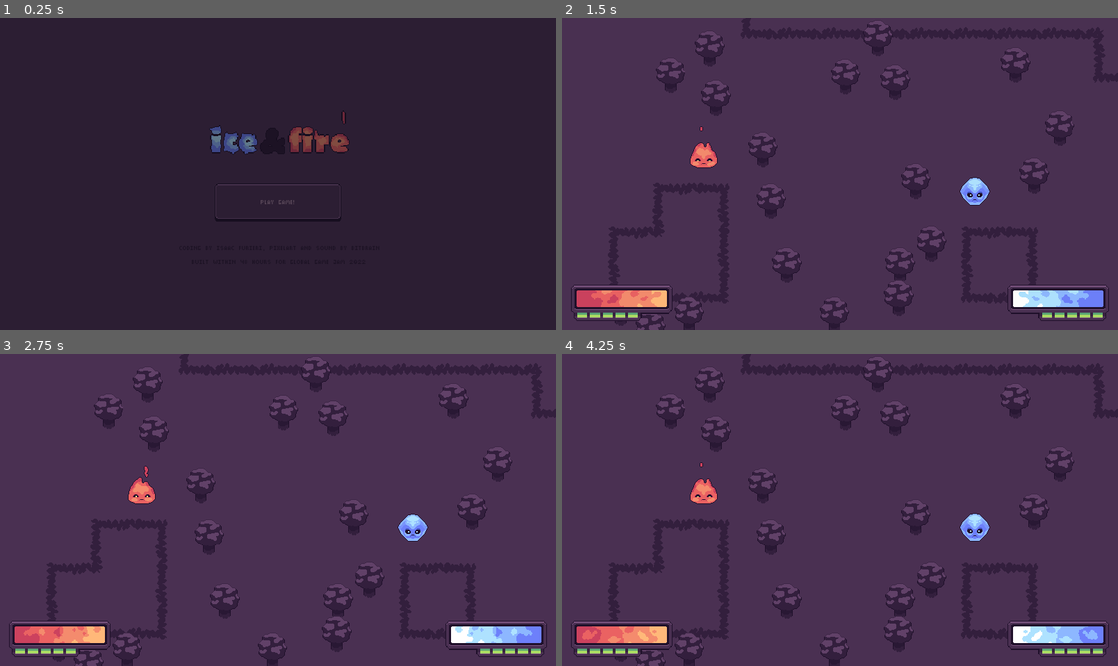
Above: before the commit, frames 1-4 (two rows, left to right).
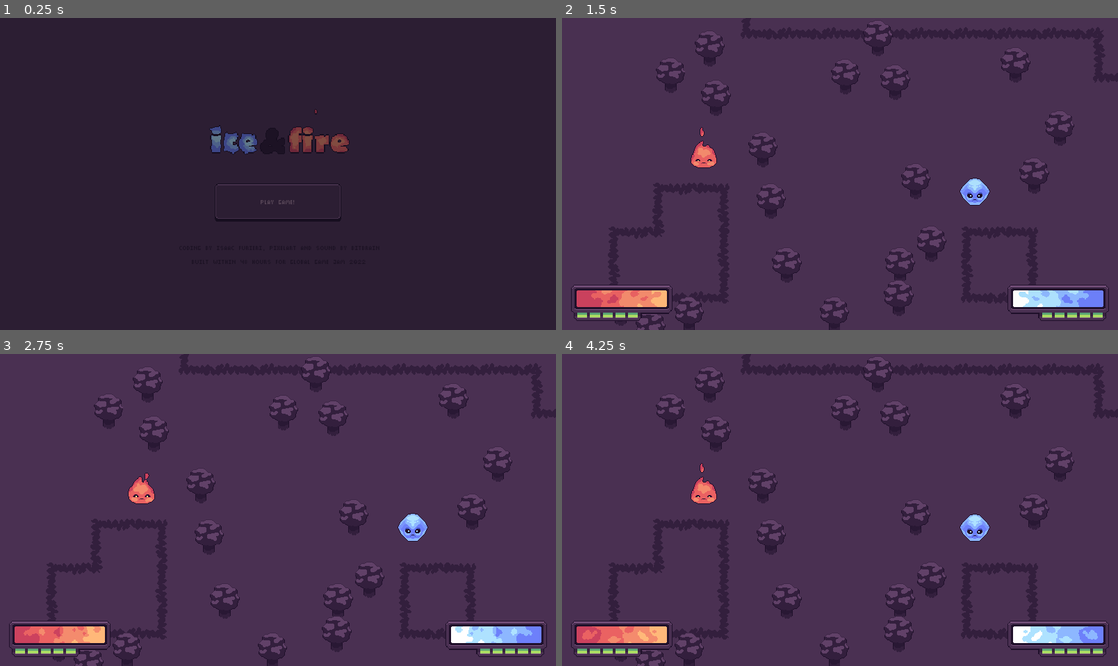
Above: after the commit, the same moments.

Repository: bitbrain/ggj-2022
Game: Godot game, scene res://MainMenu.tscn
Same seed, same stepped clock (60 frames per second), same inputs: the game is played once before the commit and once after it.
Inputs (mouse positions are in pixels of both pictures, inside the frame that each line leads up to):
- Up to frame 1 (0.25 s): no input
- Up to frame 2 (1.5 s): click "Play game!" at 0.5 s; move the mouse to (962, 158) at 1.27 s
- Up to frame 3 (2.75 s): move the mouse to (166, 525) at 2.02 s
- Up to frame 4 (4.25 s): move the mouse to (895, 441) at 2.77 s; move the mouse to (812, 572) at 3.52 s

The runs differ from the first frame. In frame 1, less than 0.1% of the frame differs, in the area x 52-62%, y 29-43%; in frame 2, 0.2%, in the area x 23-77%, y 34-59%; in frame 3, 0.2%; in frame 4, 0.2%.

Commit message:
add hurt sound:

Diff:
--- a/godot/MainMenu.tscn
+++ b/godot/MainMenu.tscn
@@ -151,7 +151,7 @@
 [node name="AnimatedSprite" type="AnimatedSprite" parent="CenterContainer/VBoxContainer/MarginContainer2/CenterContainer/Logo"]
 position = Vector2( 106, 47 )
 frames = SubResource( 25 )
-frame = 15
+frame = 19
 playing = true
 
 [node name="CenterContainer2" type="CenterContainer" parent="CenterContainer/VBoxContainer"]
--- a/godot/character/Character.gd
+++ b/godot/character/Character.gd
@@ -26,6 +26,7 @@
 onready var FrostSprite = $FrostSprite
 onready var ChargerTimer = $Timer
 onready var dash_sound = $DashSound
+onready var hurt_sound = $HurtSound
 onready var animation_player = $AnimationPlayer
 
 var velocity = Vector2.ZERO
@@ -94,6 +95,7 @@
 func take_damage(damage):
 	self.health = self.health - damage
 	animation_player.play("damage")
+	hurt_sound.play()
 
 func _on_Area2D_body_entered(body):
 	var other_character = body as Character
--- a/godot/character/Character.tscn
+++ b/godot/character/Character.tscn
@@ -1,10 +1,17 @@
-[gd_scene load_steps=32 format=2]
+[gd_scene load_steps=39 format=2]
 
 [ext_resource path="res://character/Character.gd" type="Script" id=1]
 [ext_resource path="res://character/frost.png" type="Texture" id=2]
 [ext_resource path="res://character/fire.png" type="Texture" id=3]
 [ext_resource path="res://character/dash.ogg" type="AudioStream" id=4]
 [ext_resource path="res://shader/damage.gdshader" type="Shader" id=5]
+[ext_resource path="res://character/hurt1.ogg" type="AudioStream" id=6]
+[ext_resource path="res://music/JukeBox.tscn" type="PackedScene" id=7]
+[ext_resource path="res://character/hurt2.ogg" type="AudioStream" id=8]
+[ext_resource path="res://character/hurt3.ogg" type="AudioStream" id=9]
+[ext_resource path="res://character/hurt4.ogg" type="AudioStream" id=10]
+[ext_resource path="res://character/hurt6.ogg" type="AudioStream" id=11]
+[ext_resource path="res://character/hurt5.ogg" type="AudioStream" id=12]
 
 [sub_resource type="CapsuleShape2D" id=1]
 radius = 4.0
@@ -178,13 +185,12 @@
 visible = false
 material = SubResource( 31 )
 frames = SubResource( 11 )
-frame = 3
+frame = 2
 playing = true
 
 [node name="FireSprite" type="AnimatedSprite" parent="."]
 material = SubResource( 30 )
 frames = SubResource( 21 )
-frame = 1
 playing = true
 
 [node name="Timer" type="Timer" parent="."]
@@ -213,6 +219,32 @@
 anims/RESET = SubResource( 29 )
 anims/damage = SubResource( 28 )
 
+[node name="HurtSound" parent="." instance=ExtResource( 7 )]
+
+[node name="Hurt1" type="AudioStreamPlayer2D" parent="HurtSound"]
+stream = ExtResource( 6 )
+volume_db = -10.0
+
+[node name="Hurt2" type="AudioStreamPlayer2D" parent="HurtSound"]
+stream = ExtResource( 8 )
+volume_db = -10.0
+
+[node name="Hurt3" type="AudioStreamPlayer2D" parent="HurtSound"]
+stream = ExtResource( 9 )
+volume_db = -10.0
+
+[node name="Hurt4" type="AudioStreamPlayer2D" parent="HurtSound"]
+stream = ExtResource( 10 )
+volume_db = -10.0
+
+[node name="Hurt5" type="AudioStreamPlayer2D" parent="HurtSound"]
+stream = ExtResource( 12 )
+volume_db = -10.0
+
+[node name="Hurt6" type="AudioStreamPlayer2D" parent="HurtSound"]
+stream = ExtResource( 11 )
+volume_db = -10.0
+
 [connection signal="timeout" from="Timer" to="." method="_on_ChargeTimer_timeout"]
 [connection signal="timeout" from="EnergyTimer" to="." method="_on_EnergyTimer_timeout"]
 [connection signal="body_entered" from="Area2D" to="." method="_on_Area2D_body_entered"]
--- a/godot/default_bus_layout.tres
+++ b/godot/default_bus_layout.tres
@@ -2,9 +2,12 @@
 
 [sub_resource type="AudioEffectReverb" id=1]
 resource_name = "Reverb"
-room_size = 0.36
-damping = 0.32
-spread = 0.67
+predelay_msec = 30.0
+predelay_feedback = 0.2
+room_size = 0.18
+damping = 0.11
+spread = 0.16
+hipass = 0.15
 dry = 0.69
 wet = 0.29
 
--- /dev/null
+++ b/godot/music/JukeBox.gd
@@ -0,0 +1,13 @@
+tool
+extends Node2D
+
+var random = RandomNumberGenerator.new()
+
+func play():
+	if get_child_count() < 1:
+		return
+	random.randomize()
+	var randomIndex = random.randi_range(0, get_child_count() - 1)
+	var player = get_child(randomIndex)
+	if player.has_method("play"):
+		player.play()
--- /dev/null
+++ b/godot/music/JukeBox.tscn
@@ -0,0 +1,6 @@
+[gd_scene load_steps=2 format=2]
+
+[ext_resource path="res://music/JukeBox.gd" type="Script" id=1]
+
+[node name="JukeBox" type="Node2D"]
+script = ExtResource( 1 )
--- a/godot/project.godot
+++ b/godot/project.godot
@@ -73,6 +73,10 @@
 "size_limit": 0,
 "stream": false,
 "svg/scale": 1.0
+}
+ogg_vorbis={
+"loop": false,
+"loop_offset": 0
 }
 
 [input]
Not shown, added: godot/character/death1.ogg.import
Not shown, added: godot/character/death2.ogg.import
Not shown, added: godot/character/death3.ogg.import
Not shown, added: godot/character/hurt1.ogg.import
Not shown, added: godot/character/hurt2.ogg.import
Not shown, added: godot/character/hurt3.ogg.import
Not shown, added: godot/character/hurt4.ogg.import
Not shown, added: godot/character/hurt5.ogg.import
Not shown, added: godot/character/hurt6.ogg.import
Not shown, added: godot/character/death1.ogg
Not shown, added: godot/character/death2.ogg
Not shown, added: godot/character/death3.ogg
(and 6 more such lines)
